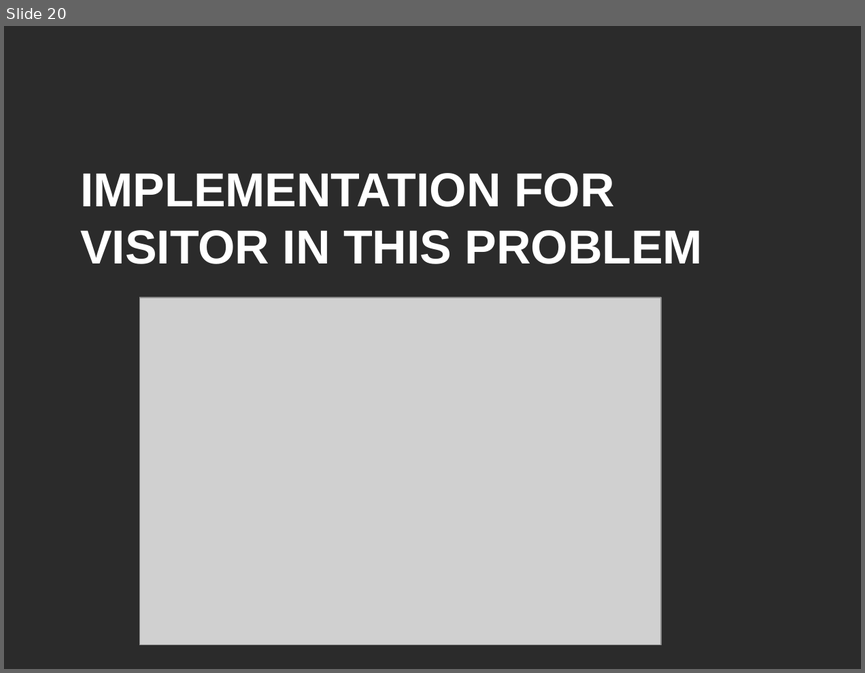
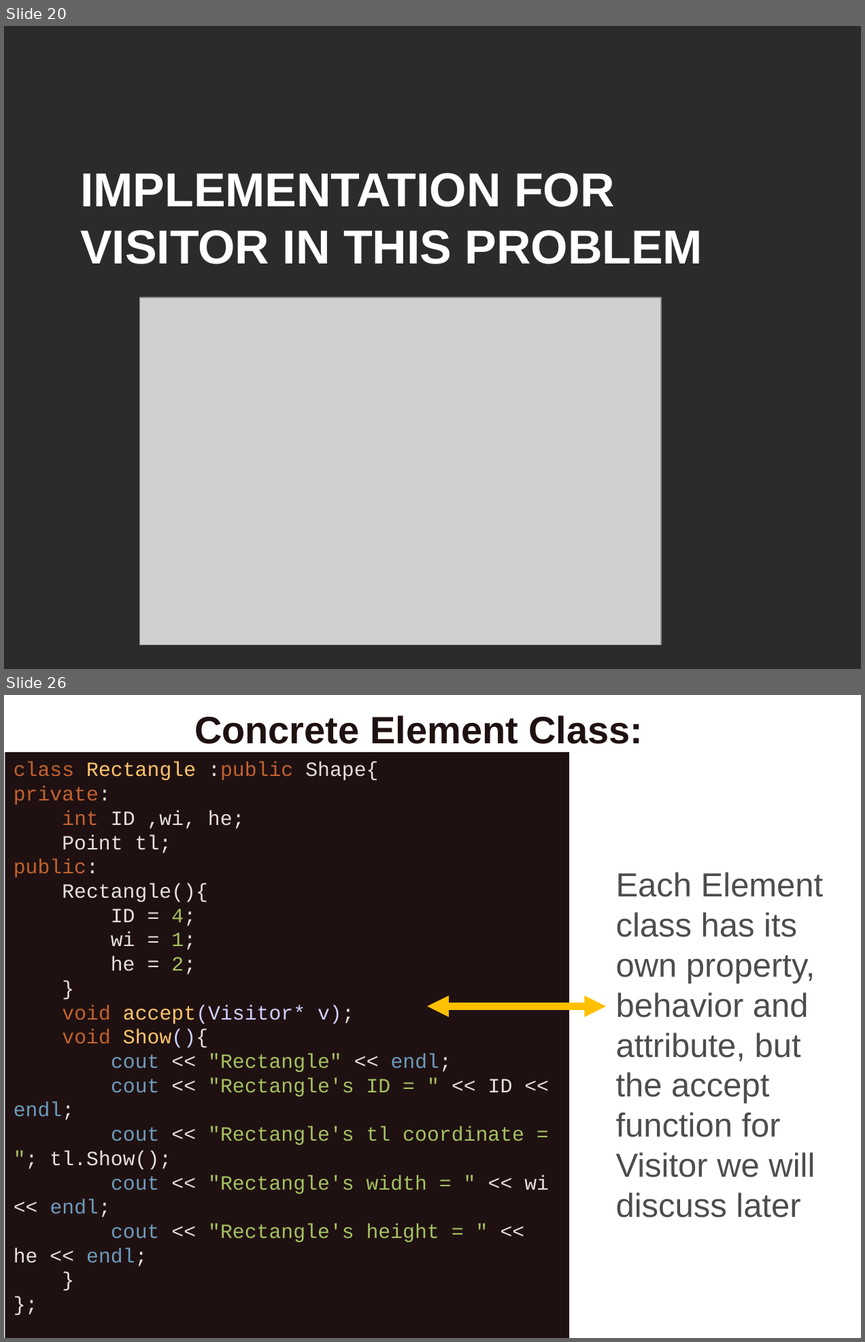
Before and after one commit to VThanhPhuc/CS202-Group-9, a slide deck: Design Pattern.pptx. Shown one above the other, each under a label of ours: slide 20 before the commit, slides 20 and 26 after it; the slides between them are not shown. The pictures are 865x673 and 865x1342 pixels, drawn with LibreOffice and Linux fonts; fonts in the diff are those of the drawing; grey boxes stand for pictures; background and template pictures are left out; a plain dark background stands for a picture behind light text. Boxes give left, top, right and bottom in pixels: in the first picture for what was removed or moved away, otherwise in the second. Text is boxed around its words. In the diff, an @@ line names an element or a change of style, - is before the commit and + after.

```diff
--- a/Design Pattern.pptx
+++ b/Design Pattern.pptx
@@ slide 26 added at (4, 695, 861, 1338), background picture (left out) @@
@@ title added at (194, 715, 643, 744), 32 pt, text #1F1111, bold @@
+Concrete Element Class:
@@ rectangle added at (5, 752, 568, 1338), fill #1F1111, 17 pt, text #E6E1DC @@
+class Rectangle :public Shape{
+private:
+int ID ,wi, he;
+Point tl;
+public:
+Rectangle(){
+ID = 4;
+wi = 1;
+he = 2;
+}
+void accept(Visitor* v);
+void Show(){
+cout << "Rectangle" << endl;
+cout << "Rectangle's ID = " << ID << endl;
+cout << "Rectangle's tl coordinate = "; tl.Show();
+cout << "Rectangle's width = " << wi << endl;
+cout << "Rectangle's height = " << he << endl;
+}
+};
@@ text added at (616, 872, 823, 1217), 28 pt, text #4D4D4D @@
+Each Element class has its own property, behavior and attribute, but the accept function for Visitor we will discuss later
@@ double arrow added from (606, 1006) to (427, 1006), #FFC000 6 pt @@
```
Also in this commit, not shown: 1 slide changed, 20 other slides added, 7 slides removed, 1 other file.
